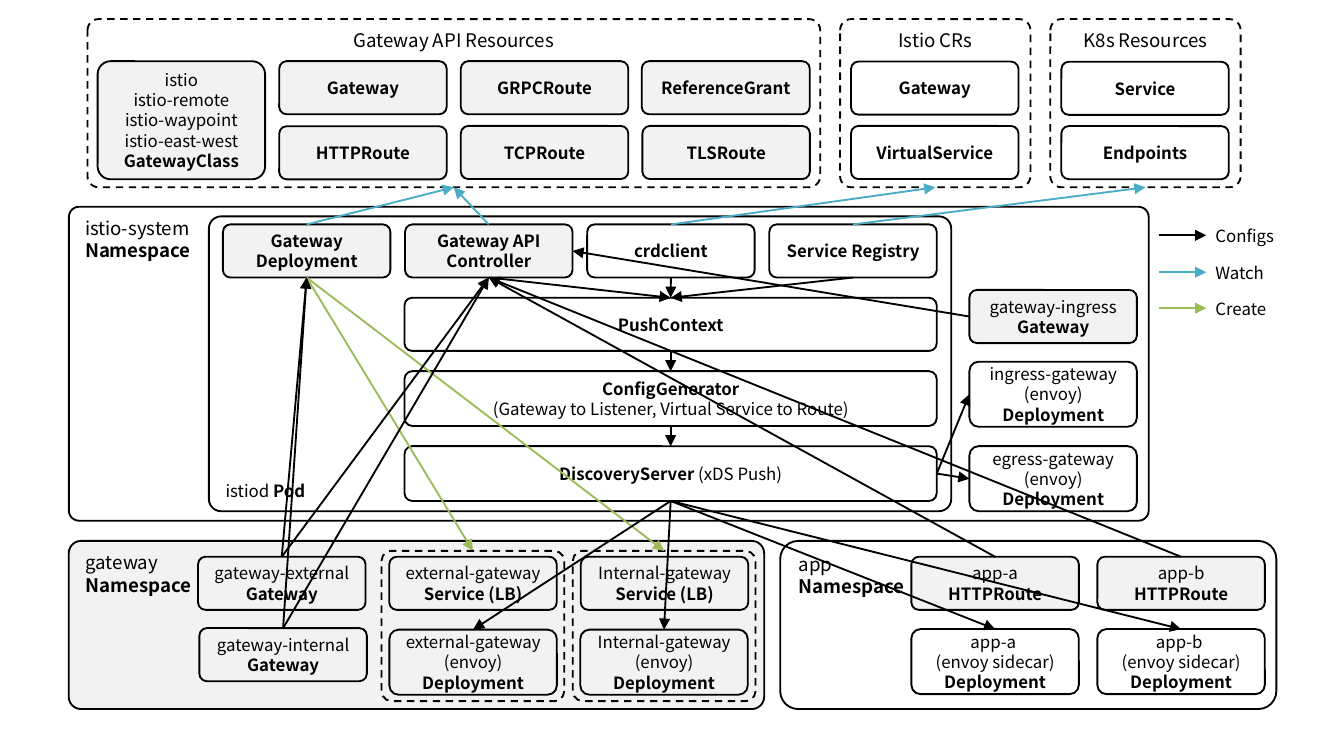
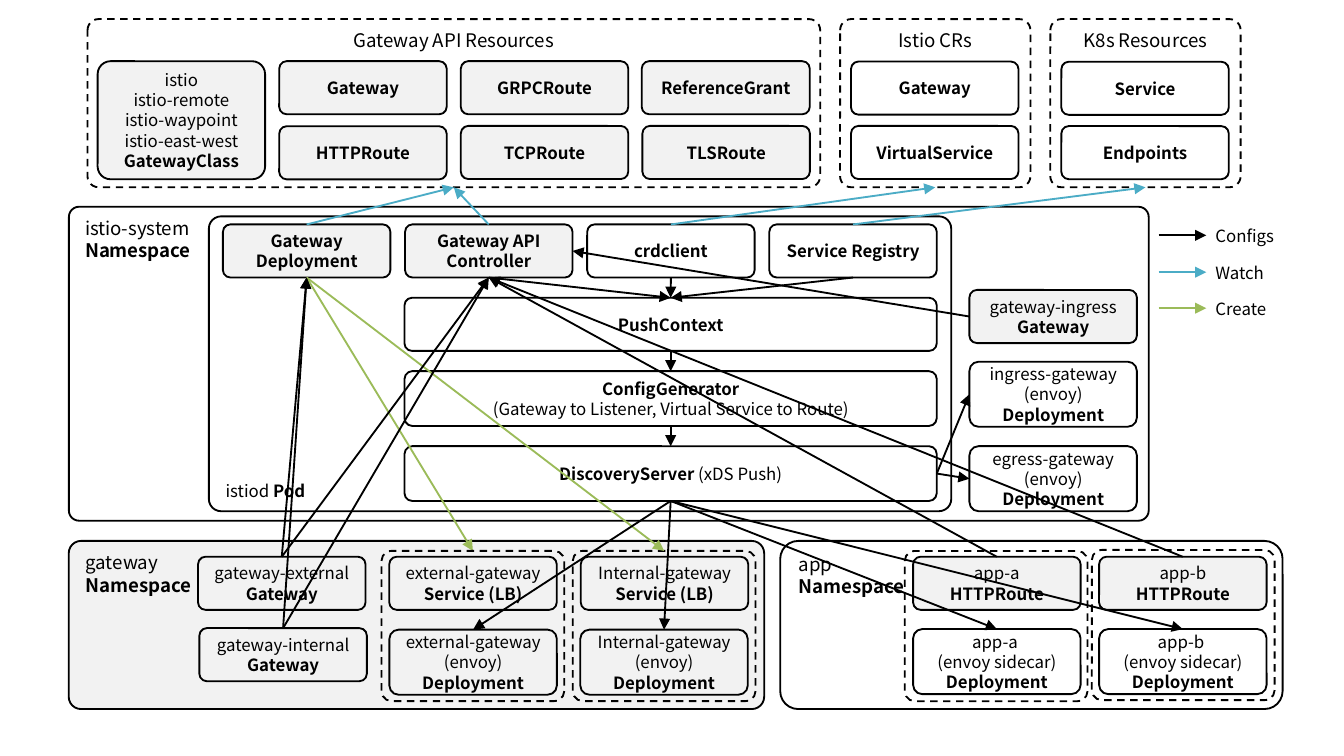
Before and after one commit to ssup2/blog-software, a slide deck: slide 10 of content/docs/theory-analysis/istio-gateway-api/images/images.pptx (slide 1 before the commit). Drawn at 1344x756 pixels with LibreOffice and Linux fonts; fonts in the diff are those of the drawing. Boxes give left, top, right and bottom in pixels: in the first picture for what was removed or moved away, otherwise in the second. Text is boxed around its words. In the diff, an @@ line names an element or a change of style, - is before the commit and + after.

```diff
--- a/content/docs/theory-analysis/istio-gateway-api/images/images.pptx
+++ b/content/docs/theory-analysis/istio-gateway-api/images/images.pptx
@@ rounded rectangle "app": place and size @@
-rounded rectangle "app" at (781,542,1277,710)
+rounded rectangle "app" at (780,542,1282,710)
@@ rounded rectangle added at (905,551,1087,702), outline #000000 1 pt dashed @@
@@ rounded rectangle added at (1091,550,1274,700), outline #000000 1 pt dashed @@
```
Also in this commit, not shown: 2 slides added, 4 other files.
